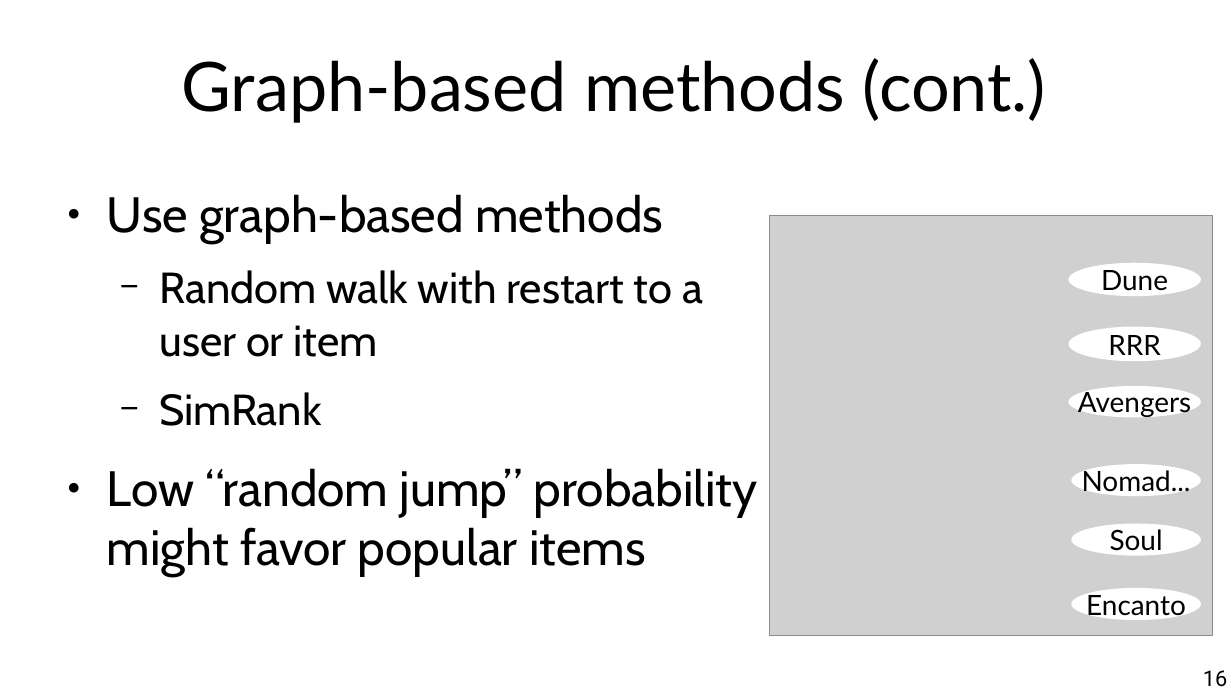
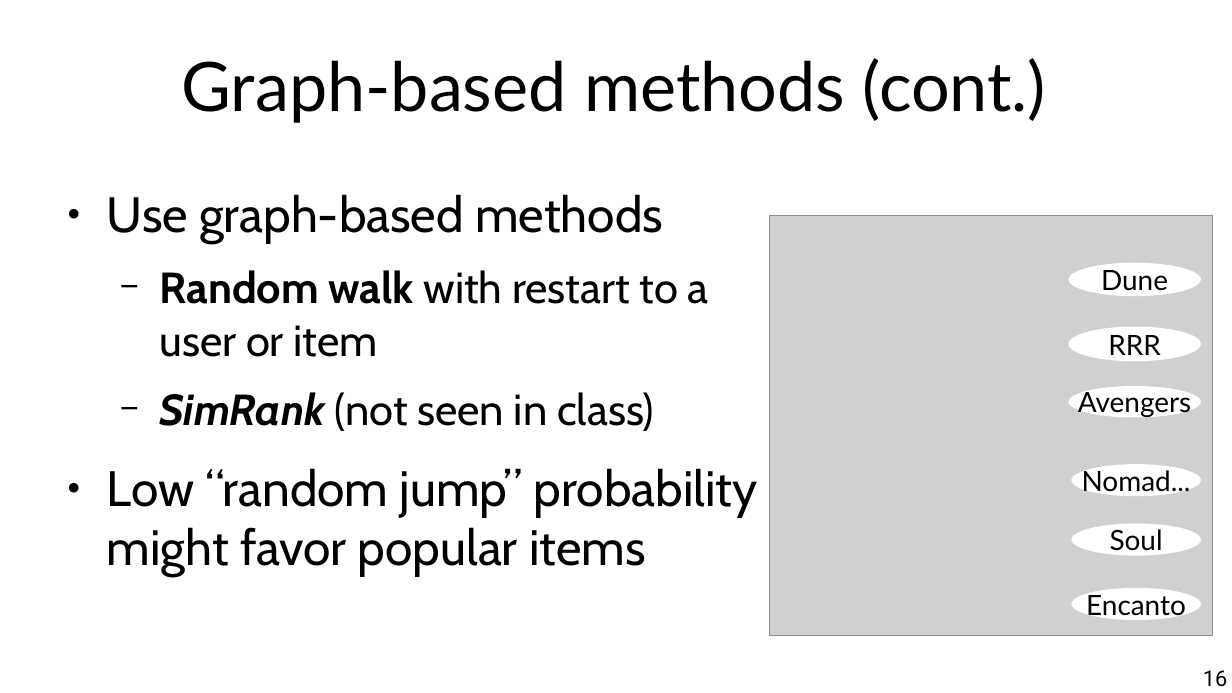
Before and after one commit to chatox/data-mining-course, a slide deck: slide 16 of theory/odp/tt17_interaction_based_recommenders.odp. Drawn at 1232x693 pixels with LibreOffice and Linux fonts; fonts in the diff are those of the drawing; grey boxes stand for pictures. Boxes give left, top, right and bottom in pixels: in the first picture for what was removed or moved away, otherwise in the second. Text is boxed around its words. In the diff, an @@ line names an element or a change of style, - is before the commit and + after.

```diff
--- a/theory/odp/tt17_interaction_based_recommenders.odp
+++ b/theory/odp/tt17_interaction_based_recommenders.odp
@@ text at [159, 270, 709, 357]: bold on in "Random walk" @@
@@ text at [159, 392, 654, 431]: text changed @@
-  − SimRank
+  − SimRank (not seen in class)
```
Also in this commit, not shown: 7 other slides changed, 3 other files.
